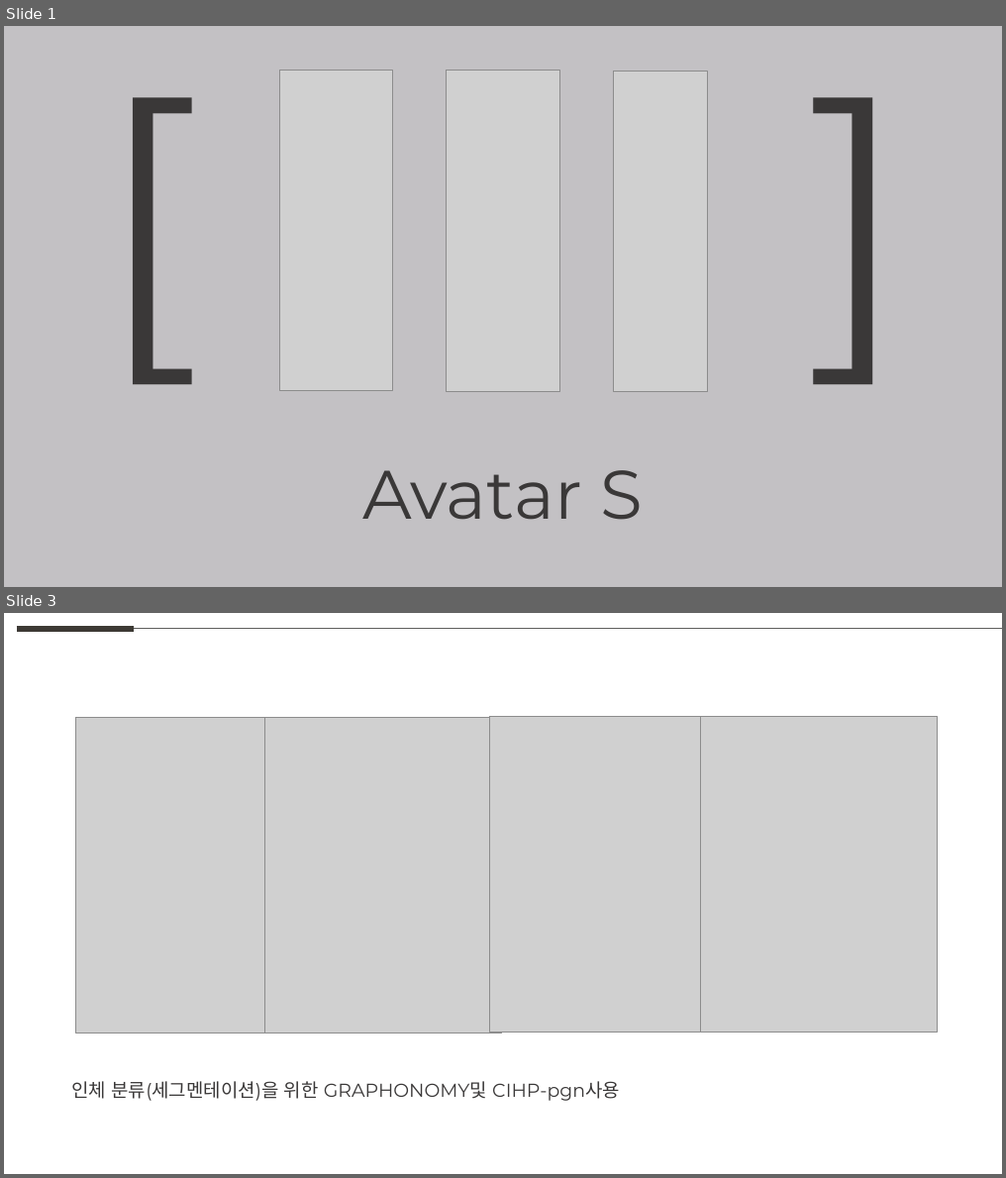
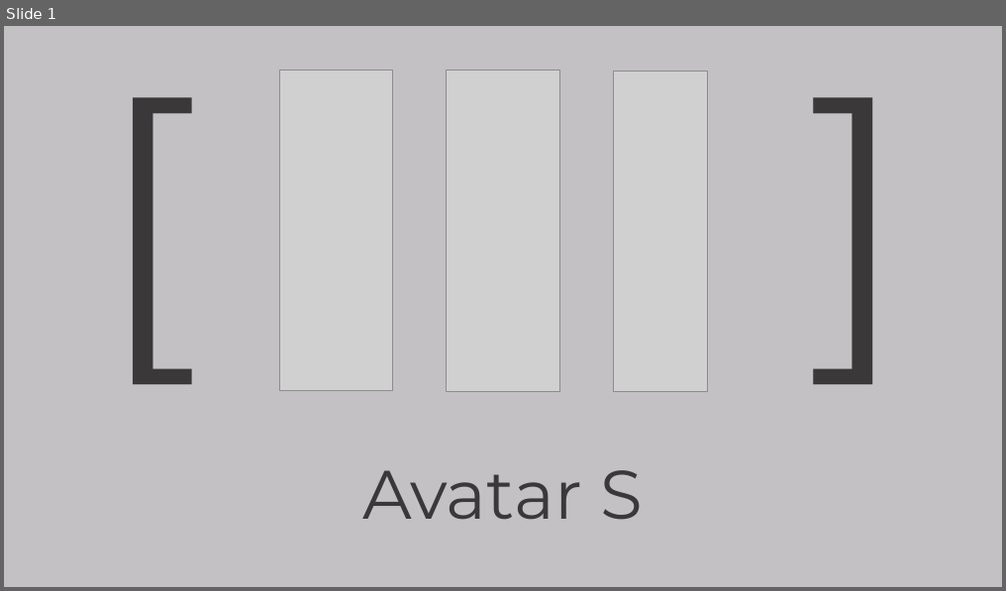
Before and after one commit to weaknessHero/Project_AvatarS, a slide deck: 발표자료/업데이트/LJHPPT.pptx. Shown one above the other, each under a label of ours: slides 1 and 3 before the commit, slide 1 after it; the slides between them are not shown. The pictures are 1006x1178 and 1006x591 pixels, drawn with LibreOffice and Linux fonts; fonts in the diff are those of the drawing; grey boxes stand for pictures. Boxes give left, top, right and bottom in pixels: in the first picture for what was removed or moved away, otherwise in the second. Text is boxed around its words. In the diff, an @@ line names an element or a change of style, - is before the commit and + after.

```diff
--- a/발표자료/업데이트/LJHPPT.pptx
+++ b/발표자료/업데이트/LJHPPT.pptx
@@ slide 3 removed at [4,613,1002,1174], background #FFFFFF @@
@@ line removed from (17, 629) to (135, 629) @@
@@ line removed from (135, 629) to (1002, 629) @@
@@ picture removed at [75,718,312,1034] @@
@@ picture removed at [265,718,502,1034] @@
@@ picture removed at [490,717,727,1033] @@
@@ picture removed at [700,717,937,1033] @@
@@ text removed at [71,1081,620,1101] @@
-인체 분류(세그멘테이션)을 위한 GRAPHONOMY및 CIHP-pgn사용
```
Also in this commit, not shown: 2 slides added, 3 other slides removed, 1 other file.
